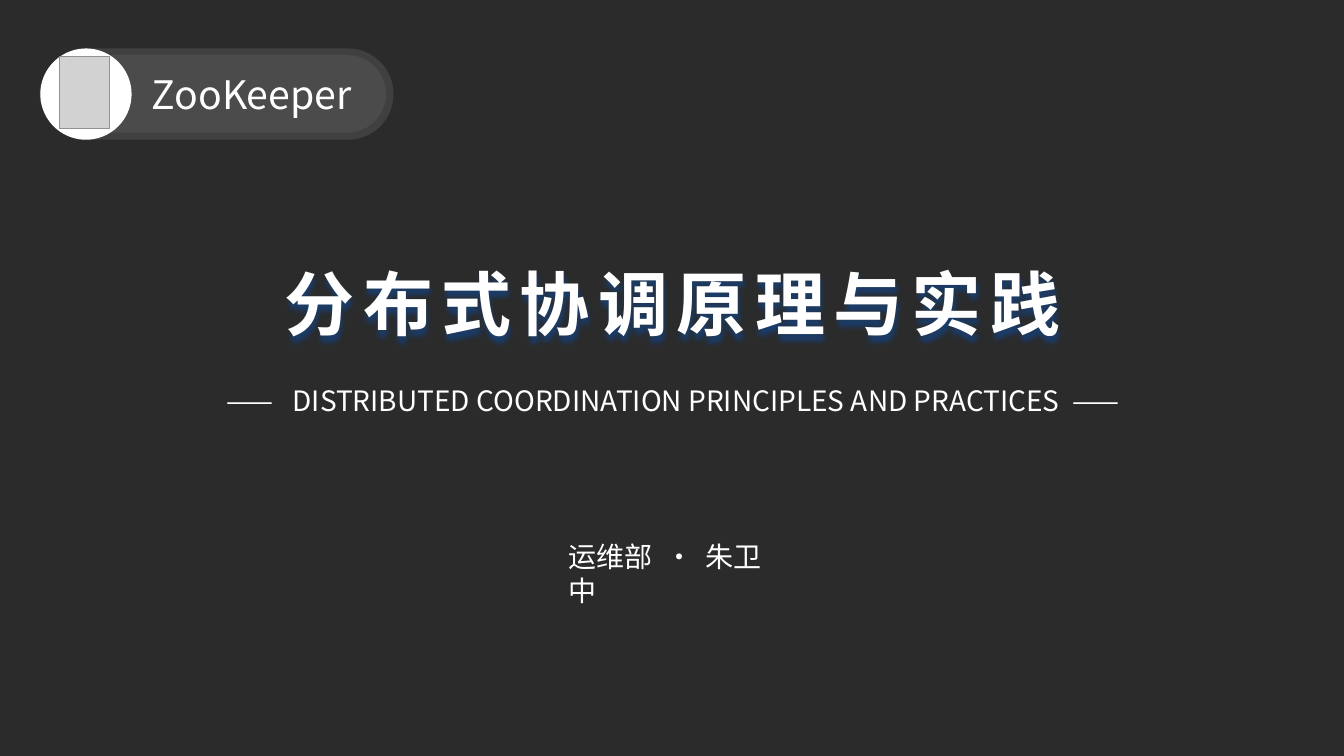
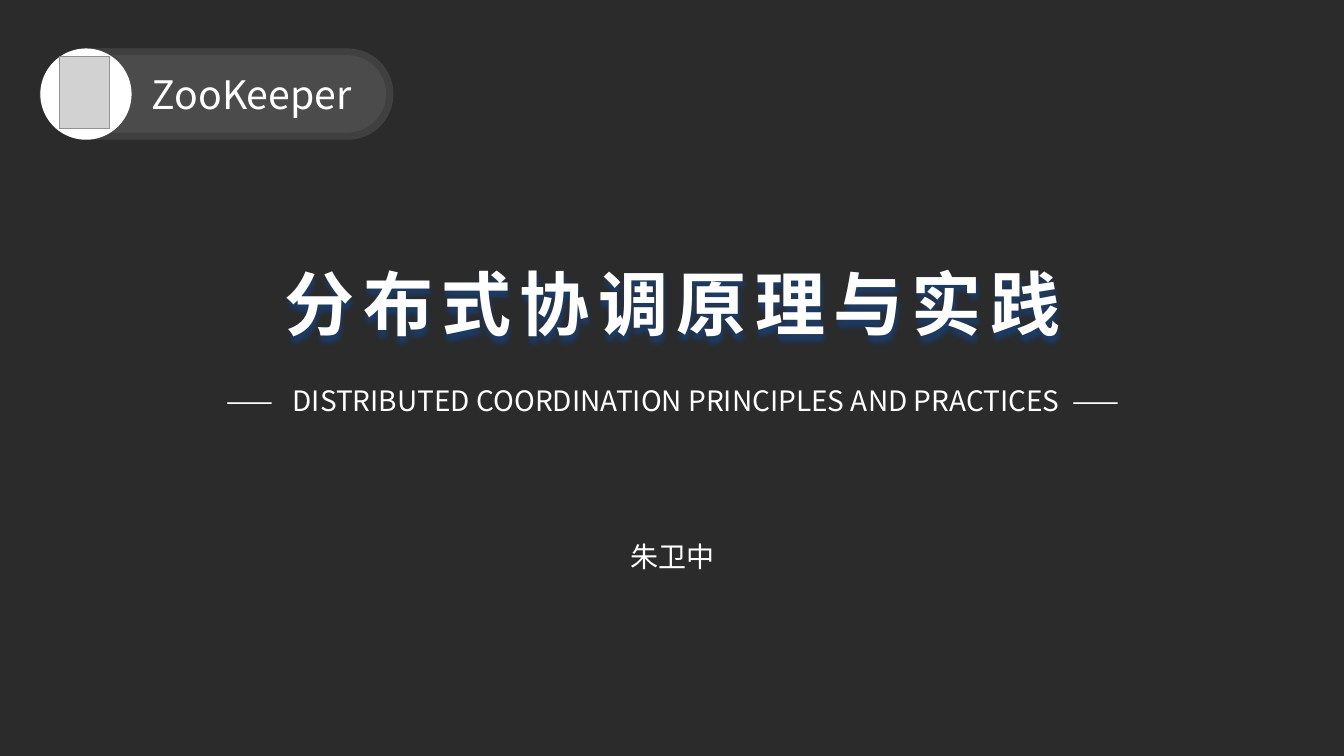
Before and after one commit to zozospider/note, a slide deck: slide 1 of data-system/data-system-share1_v7.pptx. Drawn at 1344x756 pixels with LibreOffice and Linux fonts; fonts in the diff are those of the drawing; grey boxes stand for pictures; background and template pictures are left out; a plain dark background stands for a picture behind light text. Boxes give left, top, right and bottom in pixels: in the first picture for what was removed or moved away, otherwise in the second. Text is boxed around its words. In the diff, an @@ line names an element or a change of style, - is before the commit and + after.

```diff
--- a/data-system/data-system-share1_v7.pptx
+++ b/data-system/data-system-share1_v7.pptx
@@ text at (631,543,715,570): text changed @@
-运维部 · 朱卫中
+朱卫中
```
Also in this commit, not shown: 1 slide removed, 6 other files.
